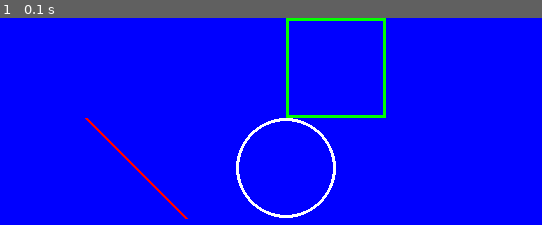
Above: before the commit, frame 1.
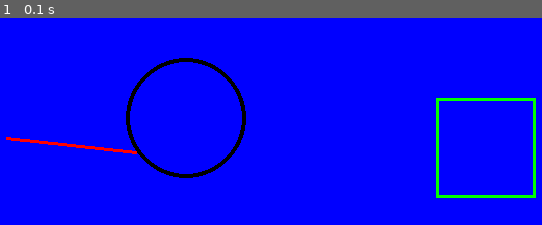
Above: after the commit, the same moment.

Repository: lsm2714/rerorerorerorerorerorero
Game: pygame game, started from pygame1.py
The game is run twice, just before and just after one commit, with the same random seed, the same clock (stepped at 60 frames per second) and the same inputs.
Inputs:
- Up to frame 1 (0.1 s): no input

The runs differ from the first frame. In frame 1, 4.8% of the frame differs, in the area x 1-99%, y 0-98%.

Commit message:
화면에 이미지 띄우고 움직이기

Diff:
--- a/monndai13.py
+++ b/monndai13.py
@@ -5,12 +5,24 @@
 
 # end=' '는 아래에 있는 print() 함수를 위로 끌고 오는 것 (무조건 end=' '의 형태이어야 함)'''
 
-# 공백을 기준으로 특정 단어의의
+# 공백을 기준으로 특정 단어의 출현 빈도 계산
+# 문자열 입력
+input_value1 = input('문자열 입력 : ')
+# 단어 입력
+input_value2 = input('단어 입력 : ')
+# 띄어쓰기를 기준으로 단어 구분
+input_value1 = input_value1.split()
+# 단어의 출현 빈도 계산 후 출력
+words = input_value1.count(input_value2)
+print(f'단어 "{input_value2}"의 출현 빈도 : {words}')
 
 
 
+'''print("1", end='ㅁㅁ')
+print("2", end='ㅁㅁ')
+print("3")
 
-
+# end=' '는 아래에 있는 print() 함수를 위로 끌고 오는 것 (무조건 end=' '의 형태이어야 함)'''
 
 
 
--- a/monndai15.py
+++ b/monndai15.py
@@ -1,4 +1,117 @@
-# 가위 바위 보 확장 버전, in, not in 사용 금지
+# 가위 바위 보 확장판 만들기
+# 랜덤 모듈 불러오기
+import random
+
+# 승/패/무 변수를 0으로 선언(1씩 추가해야 하므로)
+win = 0
+lose = 0
+draw = 0
+
+# count = 0으로 변수 선언한 후 while 반복문에 조건으로 달기
+count = 0
+
+while count < 3 : # 3회 반복이므로 3보다 작을 때 True (0~2)
+    # 가위/바위/보 입력하고 잘못된 입력 구분하기
+    print()
+    input_value = input('가위, 바위, 보 중에서 입력하세요 : ')
+    if input_value != '가위' and input_value != '바위' and input_value != '보' :
+        print('잘못된 입력입니다. 가위, 바위, 보 중에서 입력하세요')
+        exit()
+
+    # input()으로 입력할 때마다 count에 1추가
+    count += 1
+
+    # 컴퓨터가 랜덤으로 선택한 값 출력
+    list_value = ['가위', '바위', '보']
+    computer = random.choice(list_value)
+    print(f'컴퓨터의 선택 : {computer}')
+
+    # 가위/바위/보 규칙 정하고 결과에 따라 승/패/무 에 1씩 추가하기
+    if input_value == computer :
+        print('무승부!', end=' ') # 아래의 print()를 끌고 오기 위해 옆에다가 end=' ' 입력
+        draw += 1
+    elif (input_value == '가위' and computer == '보') or \
+        (input_value == '바위' and computer == '가위') or \
+        (input_value == '보' and computer == '바위') :
+        print('승리!', end=' ')
+        win += 1
+    else :
+        print('패배!', end=' ')
+        lose += 1
+    print(f'현재 전적 : {win}승 {lose}패 {draw}무')
+
+# 3회 반복 후 알맞은 출력
+print(f'\n전적 : {win}승 {lose}패 {draw}무')
+if win > lose :
+    print('최종 승자 : 이승민')
+elif lose > win :
+    print('최종 승자 : 파소콩')
+else :
+    print('최종 결과 : 무승부 ')
+
+
+
+
+
+
+
+
+
+
+
+
+
+
+
+
+
+
+
+
+
+
+
+
+
+
+
+
+
+
+
+
+
+
+
+
+
+
+
+
+
+
+
+
+
+
+
+
+
+
+
+
+
+
+
+
+
+
+
+
+
+
+
+'''# 가위 바위 보 확장 버전, in, not in 사용 금지
 # 랜덤 모듈 가져오기
 import random
 
@@ -46,4 +159,4 @@
 elif lose > win :
     print('최종 승자 : 파소콩')
 else :
-    print('최종 결과 : 무승부')
+    print('최종 결과 : 무승부')'''
--- a/pygame1.py
+++ b/pygame1.py
@@ -1,46 +1,45 @@
-# pygame 모듈 가져오기
+# pygame모듈 가져오기
 import pygame
 
-#pygame 사용을 위한 초기화
+# 파이게임 실행을 위한 초기화
 pygame.init()
 
 # 창 크기 설정
 WINDOW_WIDTH = 600
 WINDOW_HEIGHT = 300
 
-# RGE 색상 기준으로 사용할 색깔 정의. 참조 : https://www.w3schools.com/colors/colors_picker.asp
+# 색깔 설정 후 선언
 BLACK = (0, 0, 0)
 WHITE = (255, 255, 255)
-RED = (255, 0, 0)
+RED = (255, 0 , 0)
 GREEN = (0, 255, 0)
-BLUE =(0, 0, 255)
+BLUE = (0, 0, 255)
 
-# 화면 설정
+
+# 창 화면에 띄우기 (크기 설정, 이름 설정)
 display_surface = pygame.display.set_mode((WINDOW_WIDTH, WINDOW_HEIGHT))
+pygame.display.set_caption('이승민ㅋㅋㅋㅋㅋㅋㅋㅋㅋㅋㅋㅋㅋㅋㅋㅋㅋㅋㅋㅋ')
 
-# 백 그라운드 색깔 설정
+# 화면에 색 칠하기
 display_surface.fill(BLUE)
 
 # line 함수를 이용하여 라인 그리기
-pygame.draw.line(display_surface, RED, (100, 100), (200, 200), 3)
+pygame.draw.line(display_surface, RED, (150, 134), (20, 120), 3)
 
-# circule() 함수를 이용하여 하얀색으로 동그라미 그리기
-pygame.draw.circle(display_surface, WHITE, (WINDOW_WIDTH//2, WINDOW_HEIGHT//2), 50, 3)
+# circle 함수를 이용하여 원 그리기
+pygame.draw.circle(display_surface, BLACK, (WINDOW_WIDTH//3, WINDOW_HEIGHT//3), 60, 4)
 
-# Rectangle() 함수를 이용하여 녹색으로 네모칸 그리기
-pygame.draw.rect(display_surface, GREEN, (300, 0, 100, 100), 3)
+# rectangle() 함수를 이용하여 네모칸 그리기
+pygame.draw.rect(display_surface, GREEN, (450, 80, 100, 100), 3)
 
-# 이름 설정
-pygame.display.set_caption('이승민ㅋㅋㅋㅋㅋㅋㅋㅋㅋㅋㅋㅋㅋㅋㅋㅋㅋㅋㅋㅋㅋㅋㅋㅋㅋㅋㅋㅋㅋㅋㅋㅋㅋ')
-
-# 화면 계속 유지하고 event type이 QUIT일 경우 종료
+# 화면에 계속 띄우기 위해 while 반복문에 True 조건 달기
 running = True
 while running :
+    # 만약 event type이 QUIT일 경우 화면이 종료됨
     for event in pygame.event.get() :
         if event.type == pygame.QUIT :
             running = False
-    #디스플레이 업데이트
-    pygame.display.update()
+        pygame.display.update()
 
-# 화면 종료
+# 원활한 종료를 위해 pygame.quit() 입력
 pygame.quit()
--- /dev/null
+++ b/pygame2.py
@@ -0,0 +1,44 @@
+import pygame
+
+# pygame을 사용하기 위한 초기화
+pygame.init()
+
+# 창 크기 설정
+WINDOW_WIDTH = 1000
+WINDOW_HEIGHT = 800
+
+# 창에 대한 설정
+display_surface = pygame.display.set_mode((WINDOW_WIDTH, WINDOW_HEIGHT))
+pygame.display.set_caption('이미지 키보드 이벤트')
+
+# 이미지 붙이고 설정
+Greenland_image = pygame.image.load('Greenland-waved-Flag-icon.png')
+Greenland_rect = Greenland_image.get_rect()
+Greenland_rect.centerx = (WINDOW_WIDTH//2)
+Greenland_rect.bottom = (WINDOW_HEIGHT//2)
+
+# 게임이 동작하는 동안 이벤트
+running = True
+while running :
+    for event in pygame.event.get() :
+        if event.type == pygame.QUIT :
+            running = False
+    # 키보트 이벤트 적용
+    keys = pygame.key.get_pressed()
+
+    if keys[pygame.K_LEFT]:
+        Greenland_rect.x -= 1
+    if keys[pygame.K_RIGHT]:    # 이건 외우지 말고 필요할 때마다 붙여쓰자
+        Greenland_rect.x += 1
+    if keys[pygame.K_UP]:
+        Greenland_rect.y -= 1
+    if keys[pygame.K_DOWN]:
+        Greenland_rect.y += 1
+
+    display_surface.fill((0, 0, 0))
+    # 이미지 출력 = blit(이미지 객체, 위치)
+    display_surface.blit(Greenland_image, Greenland_rect)
+    # 디스플레이 업데이트
+    pygame.display.update()
+
+pygame.quit()
Binary file added: Greenland-Waved-Flag-icon.png
